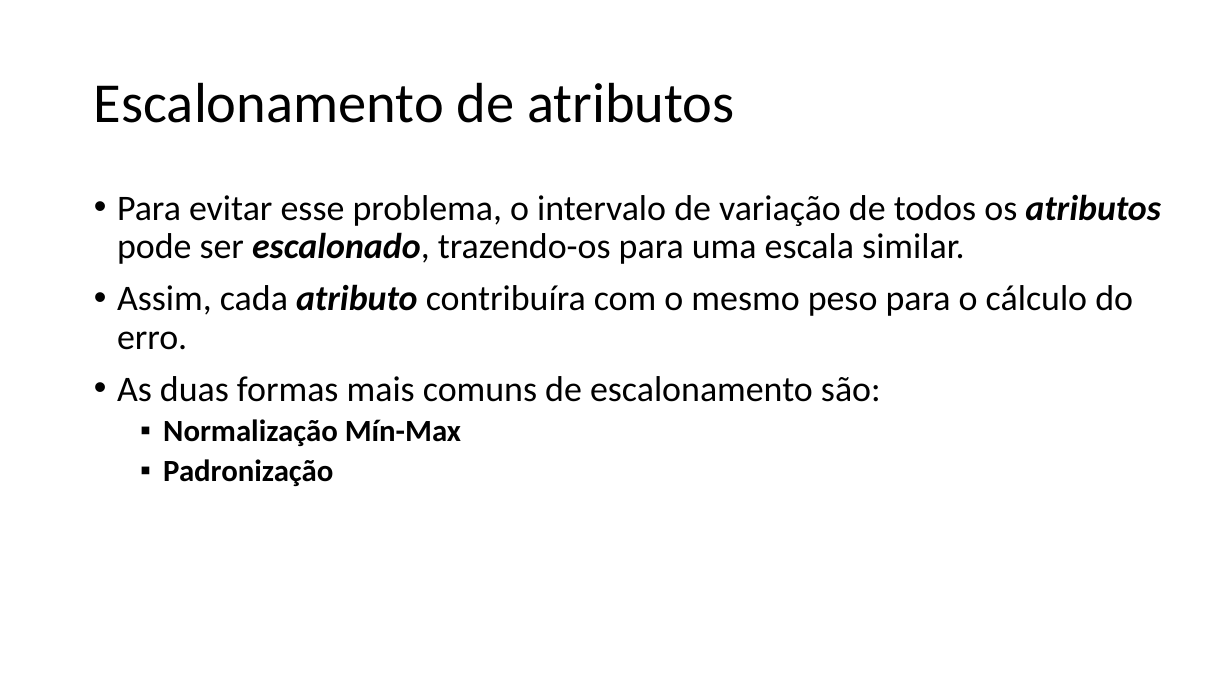
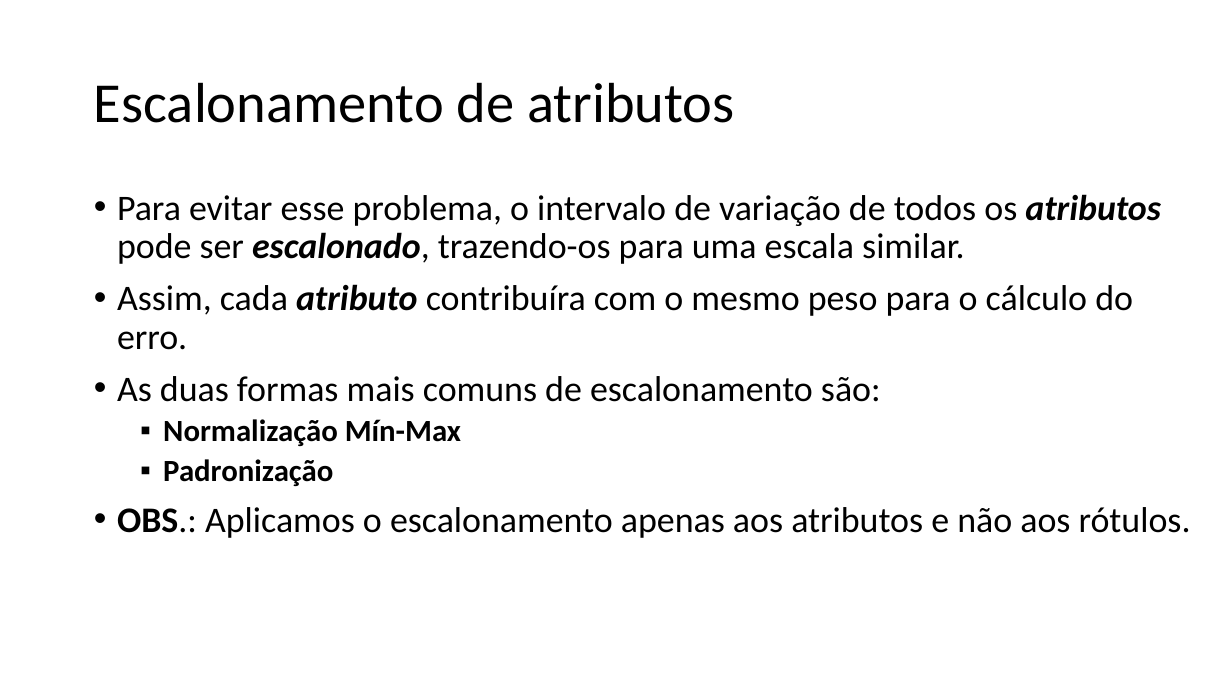
Before and after one commit to zz4fap/t319_aprendizado_de_maquina, a slide deck: slide 6 of slides/T319_Regressão_Linear (Parte IV).pptx. Drawn at 1232x693 pixels with LibreOffice and Linux fonts; fonts in the diff are those of the drawing. Boxes give left, top, right and bottom in pixels: in the first picture for what was removed or moved away, otherwise in the second. Text is boxed around its words. In the diff, an @@ line names an element or a change of style, - is before the commit and + after.

```diff
--- a/slides/T319_Regressão_Linear (Parte IV).pptx
+++ b/slides/T319_Regressão_Linear (Parte IV).pptx
@@ text at [117,507,1191,538]: paragraph added @@
+• OBS.: Aplicamos o escalonamento apenas aos atributos e não aos rótulos.
```
Also in this commit, not shown: 3 other files.
